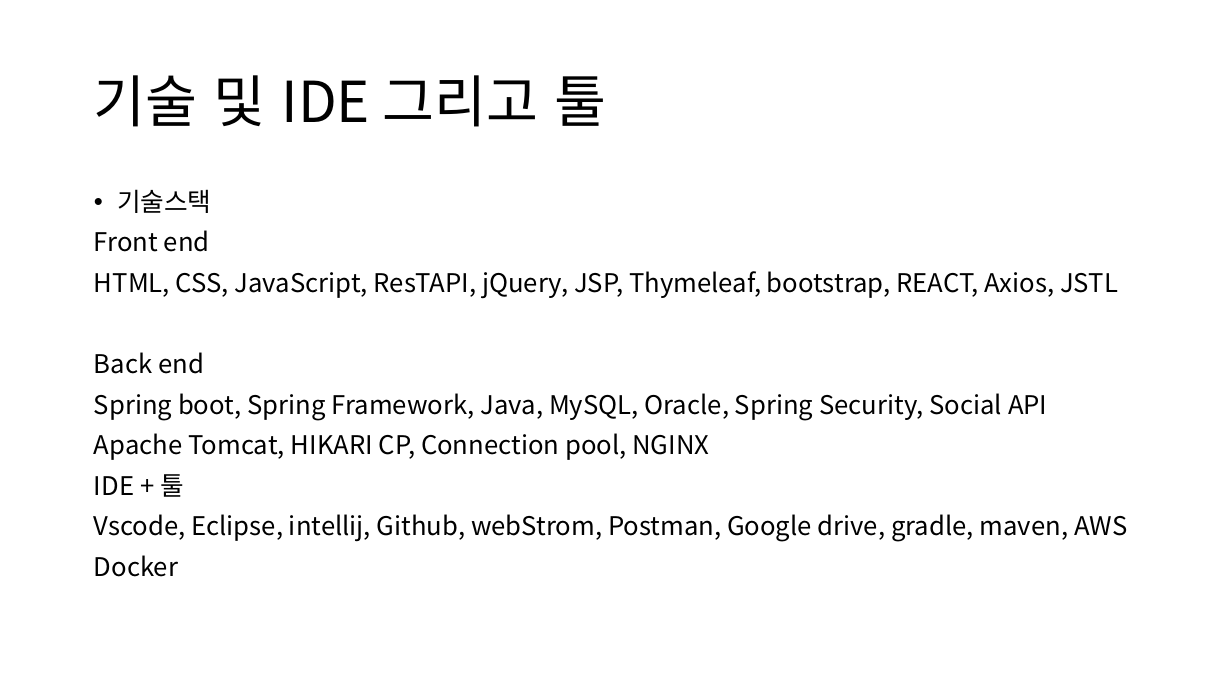
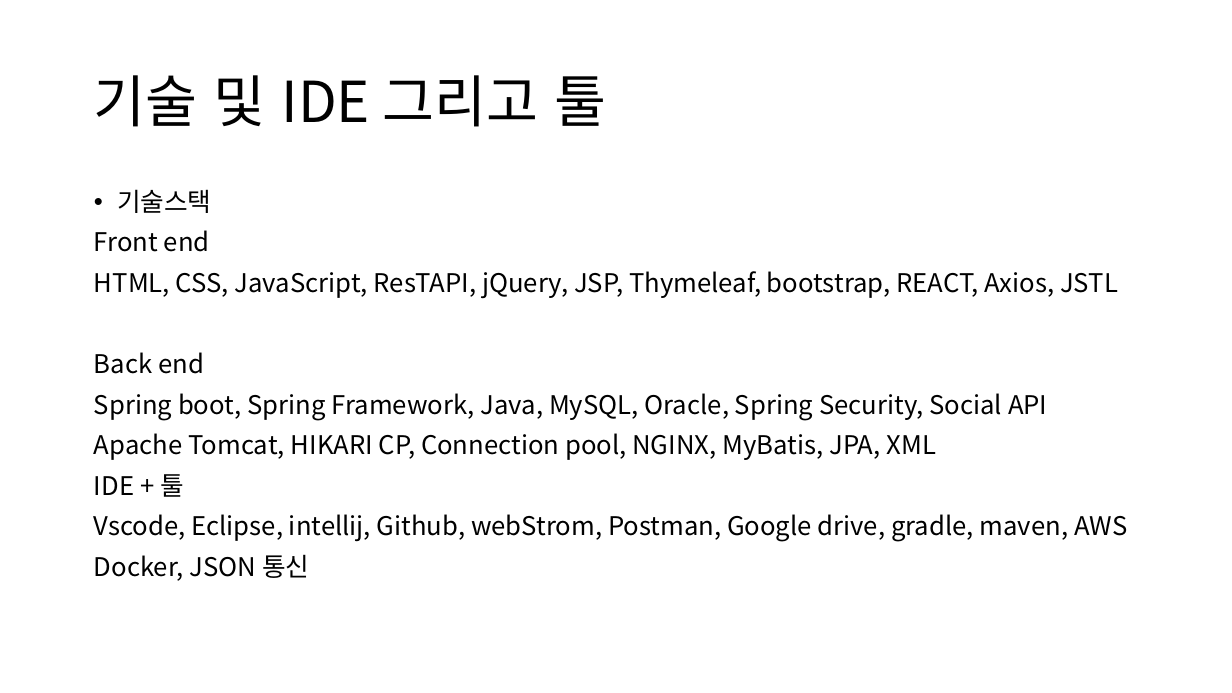
Before and after one commit to joungjaehyun/springboot, a slide deck: slide 3 of SystemTemplate.pptx. Drawn at 1232x693 pixels with LibreOffice and Linux fonts; fonts in the diff are those of the drawing. Boxes give left, top, right and bottom in pixels: in the first picture for what was removed or moved away, otherwise in the second. Text is boxed around its words. In the diff, an @@ line names an element or a change of style, - is before the commit and + after.

```diff
--- a/SystemTemplate.pptx
+++ b/SystemTemplate.pptx
@@ text at <box>94,433,936,460</box>: text changed @@
-Apache Tomcat, HIKARI CP, Connection pool, NGINX
+Apache Tomcat, HIKARI CP, Connection pool, NGINX, MyBatis, JPA, XML
@@ text at <box>94,554,309,581</box>: text changed @@
-Docker
+Docker, JSON 통신
```
